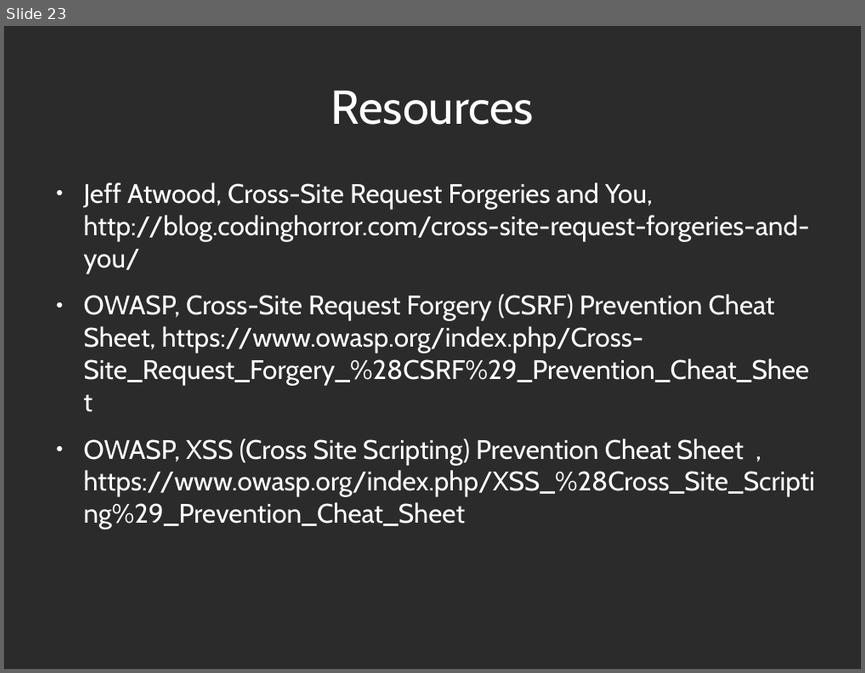
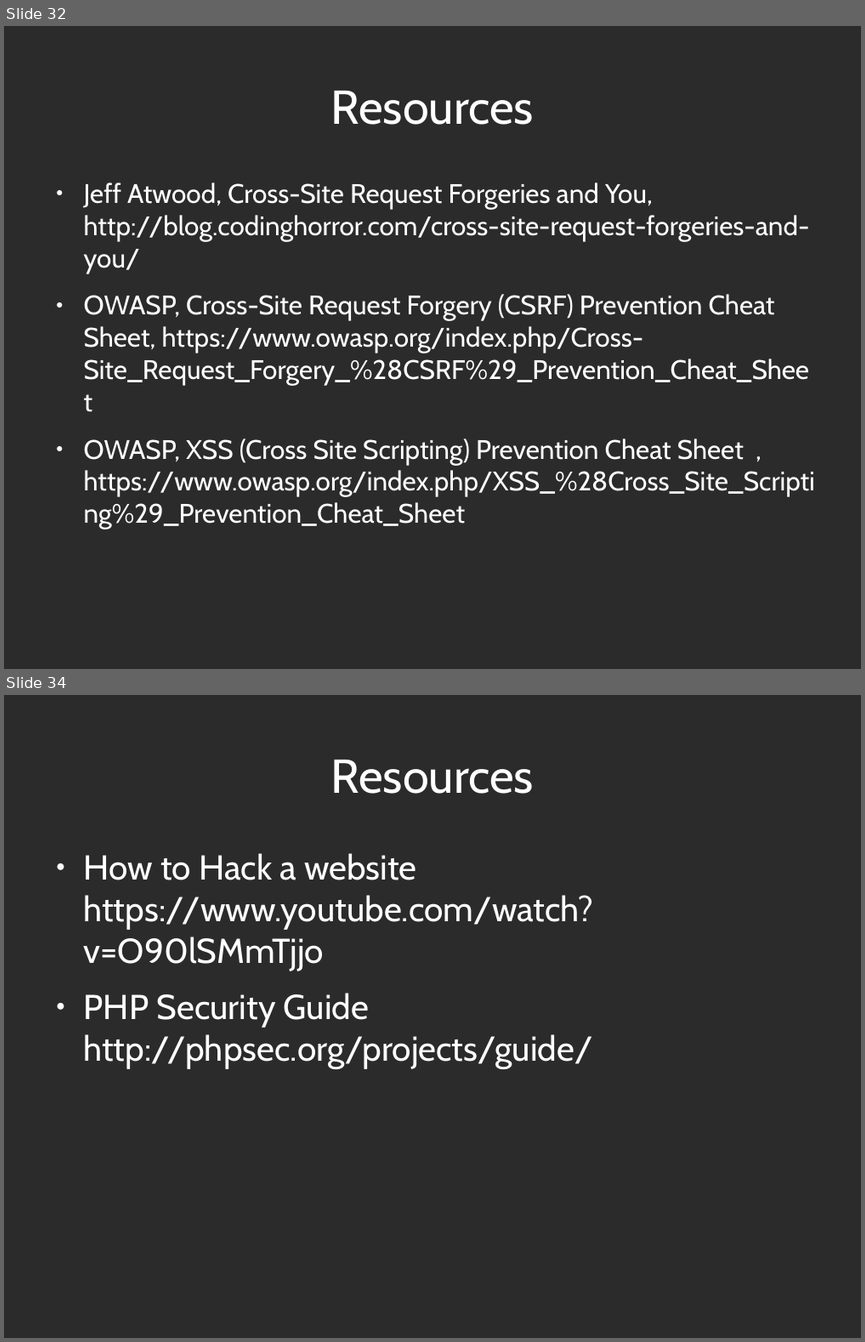
Before and after one commit to abramhindle/CMPUT404-Web-Security, a slide deck: 11-Security.odp. Shown one above the other, each under a label of ours: slide 23 before the commit, slides 32 and 34 after it; the slides between them are not shown. The pictures are 865x673 and 865x1342 pixels, drawn with LibreOffice and Linux fonts; fonts in the diff are those of the drawing; background and template pictures are left out; a plain dark background stands for a picture behind light text. Boxes give left, top, right and bottom in pixels: in the first picture for what was removed or moved away, otherwise in the second. Text is boxed around its words. In the diff, an @@ line names an element or a change of style, - is before the commit and + after.

```diff
--- a/11-Security.odp
+++ b/11-Security.odp
@@ slide 34 added at [4,695,861,1338], background picture (left out) @@
@@ title added at [331,760,534,794], 44 pt, text #FFFFFF @@
+Resources
@@ text added at [84,853,594,1068], 32 pt, text #FFFFFF @@
+● How to Hack a website https://www.youtube.com/watch?v=O90lSMmTjjo
+● PHP Security Guide http://phpsec.org/projects/guide/
@@ what was slide 23 is now slide 32 @@
```
Also in this commit, not shown: 15 other slides added, 5 slides removed, 4 other files.
